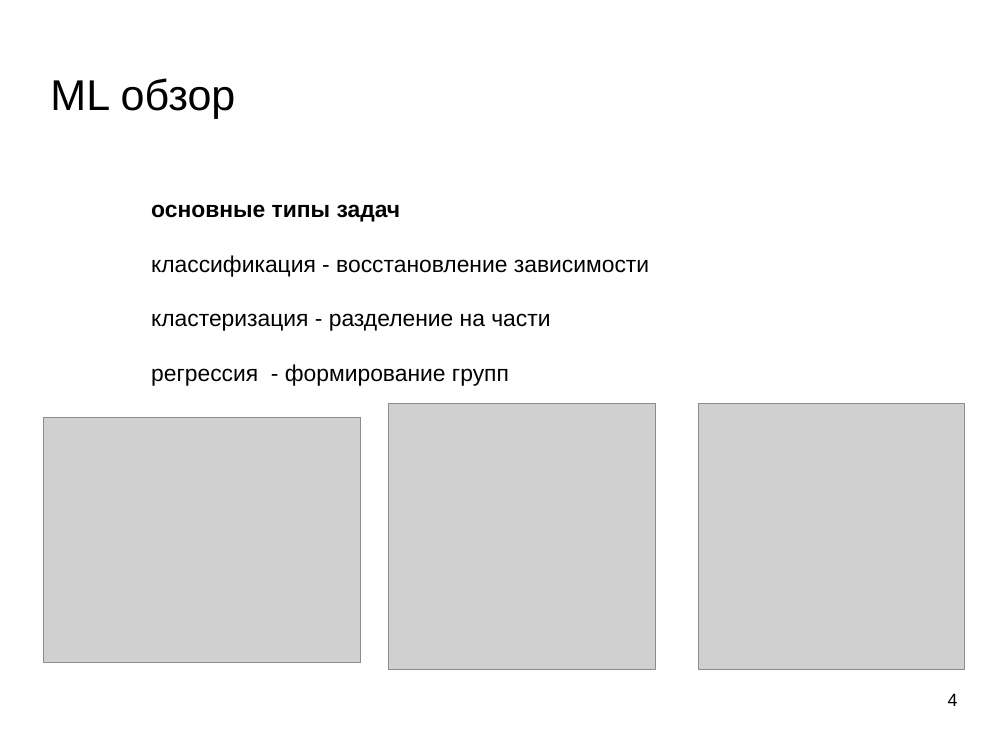
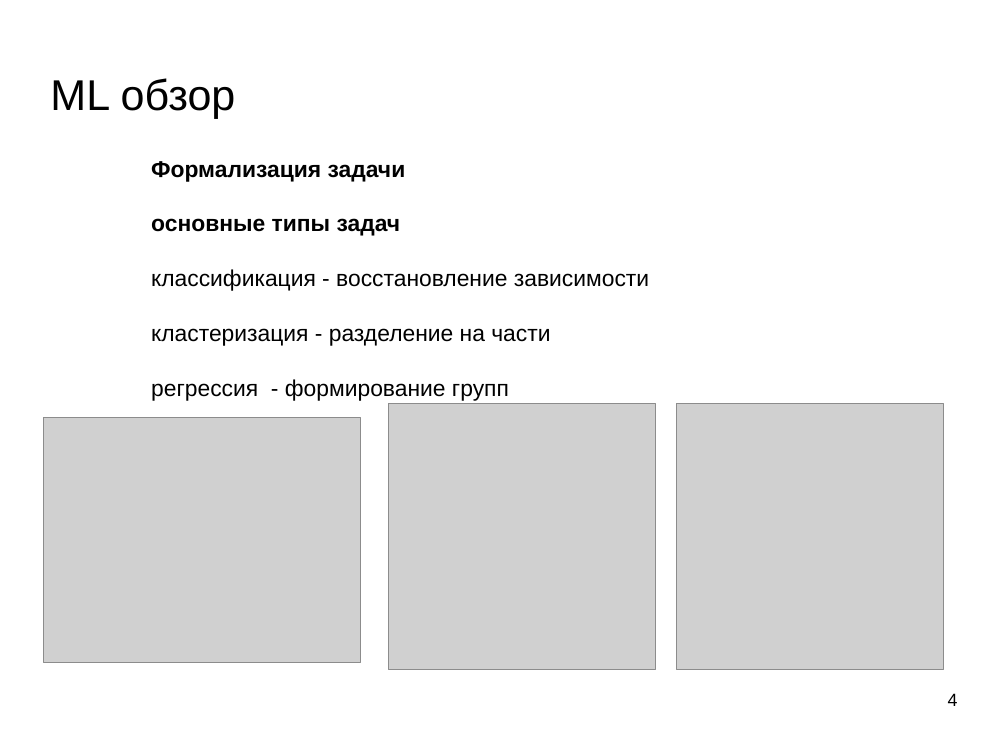
Before and after one commit to mechanoid5/ml_lectorium_legacy, a slide deck: slide 4 of 15-conclusion.odp. Drawn at 1008x756 pixels with LibreOffice and Linux fonts; fonts in the diff are those of the drawing; grey boxes stand for pictures; background and template pictures are left out. Boxes give left, top, right and bottom in pixels: in the first picture for what was removed or moved away, otherwise in the second. Text is boxed around its words. In the diff, an @@ line names an element or a change of style, - is before the commit and + after.

```diff
--- a/15-conclusion.odp
+++ b/15-conclusion.odp
@@ text at (x1=151, y1=161, x2=406, y2=182): paragraph added @@
+Формализация задачи
@@ text "Формализация задачи" moved from (x1=151, y1=204, x2=649, y2=386) to (x1=151, y1=161, x2=649, y2=401) @@
@@ picture moved from (x1=699, y1=403, x2=965, y2=670) to (x1=677, y1=403, x2=943, y2=670) @@
```
Also in this commit, not shown: 7 other slides changed.
